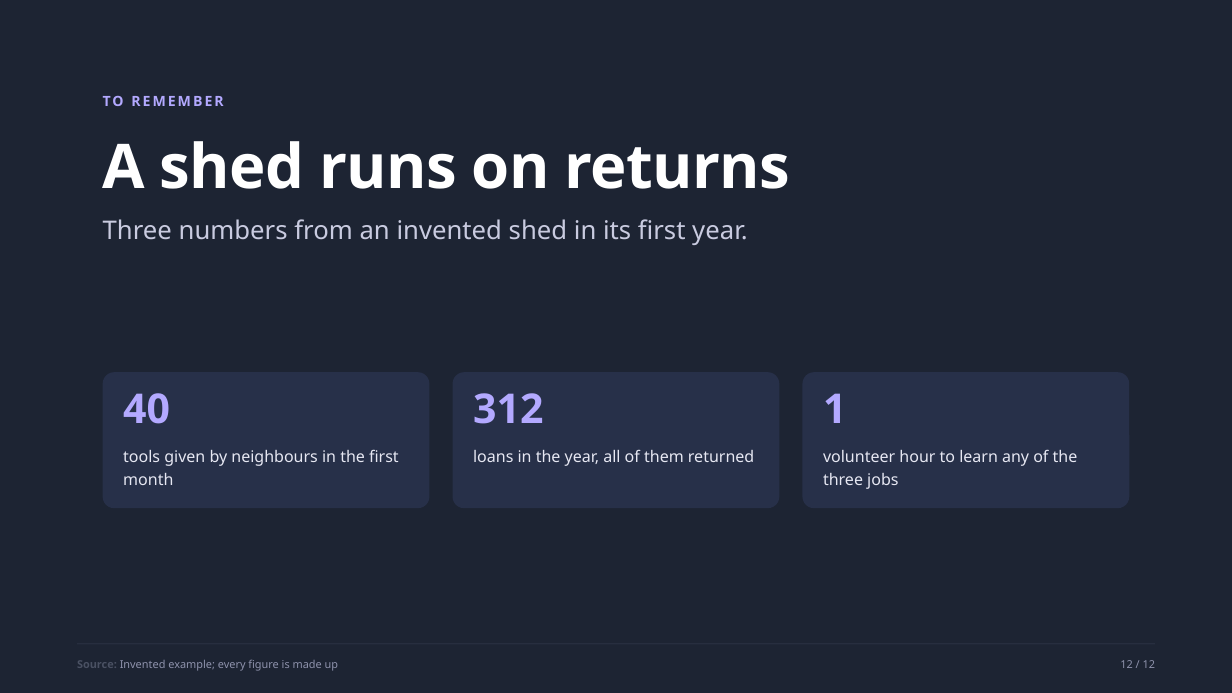
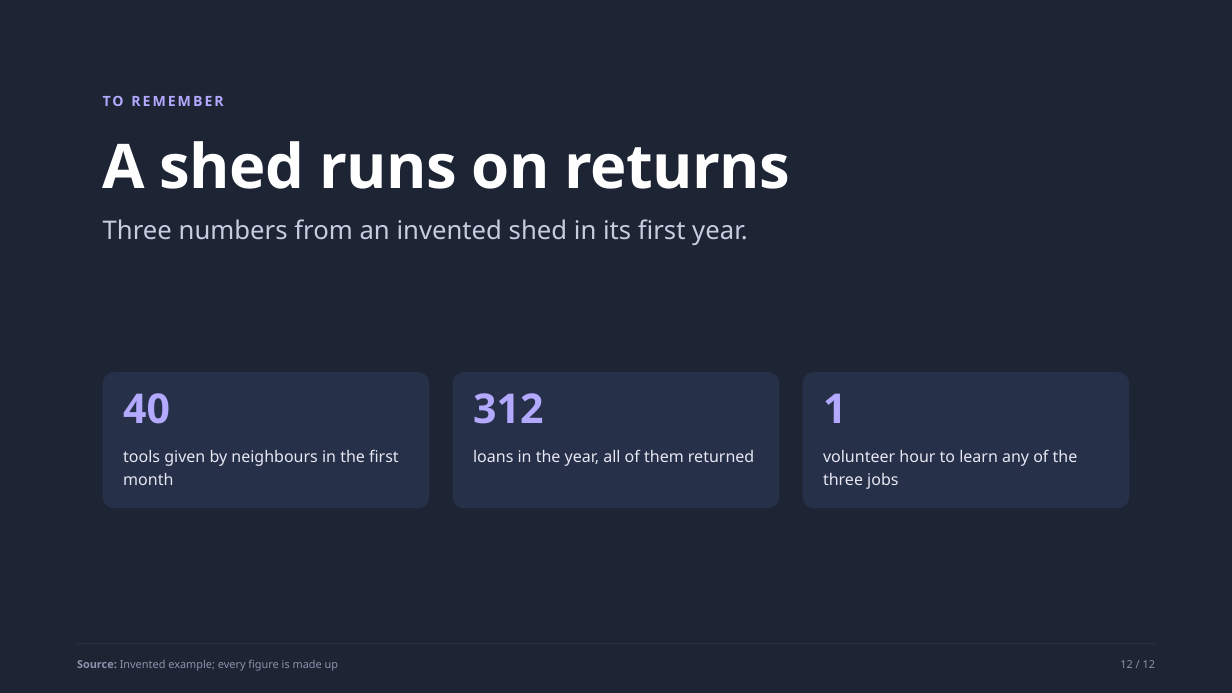
Before and after one commit to witt3rd/publishing, a slide deck: slide 12 of docs/samples/house-style-explainer-v1.pptx. Drawn at 1232x693 pixels with LibreOffice and Linux fonts; fonts in the diff are those of the drawing. Boxes give left, top, right and bottom in pixels: in the first picture for what was removed or moved away, otherwise in the second. Text is boxed around its words. In the diff, an @@ line names an element or a change of style, - is before the commit and + after.

```diff
--- a/docs/samples/house-style-explainer-v1.pptx
+++ b/docs/samples/house-style-explainer-v1.pptx
@@ text "Source: Invented example; every figure ..." at bbox=[77, 660, 338, 671]: text colour #4A5163 to #8F93AD in "Source:" @@
```
Also in this commit, not shown: 7 other slides changed, 21 other files.
